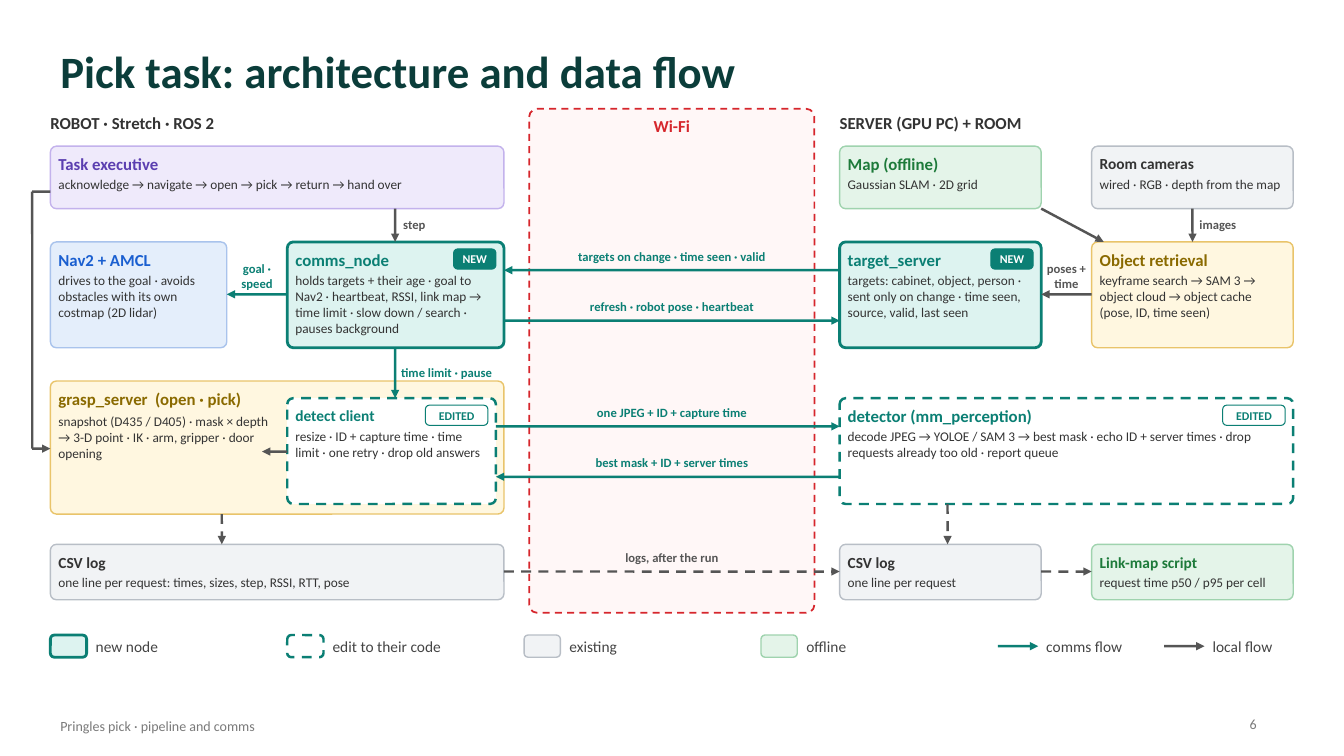
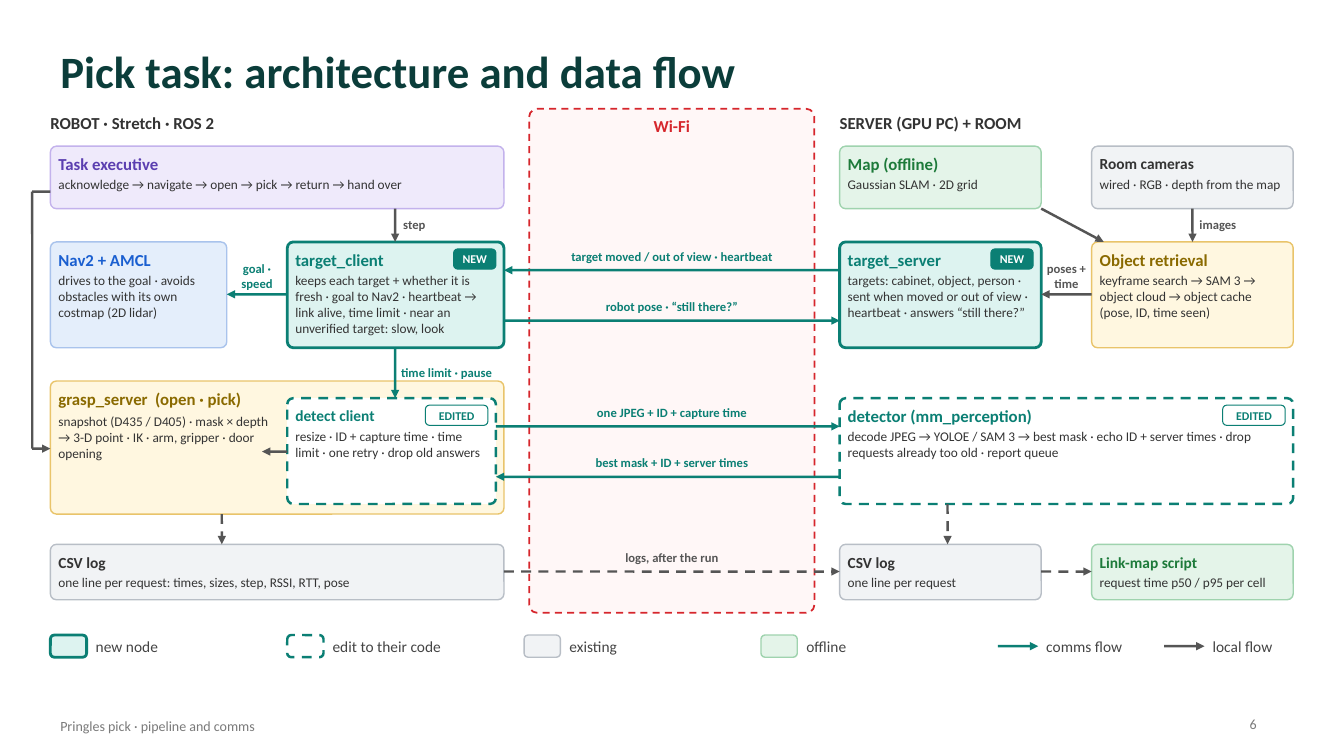
Before and after one commit to jorichee14/Others, a slide deck: slide 6 of value_scheduling/docs/Pringles_Pipeline_Architecture.pptx. Drawn at 1344x756 pixels with LibreOffice and Linux fonts; fonts in the diff are those of the drawing. Boxes give left, top, right and bottom in pixels: in the first picture for what was removed or moved away, otherwise in the second. Text is boxed around its words. In the diff, an @@ line names an element or a change of style, - is before the commit and + after.

```diff
--- a/value_scheduling/docs/Pringles_Pipeline_Architecture.pptx
+++ b/value_scheduling/docs/Pringles_Pipeline_Architecture.pptx
@@ text at (295,254,383,269): text changed @@
-comms_node
+target_client
@@ text at (571,252,773,263): text changed @@
-targets on change · time seen · valid
+target moved / out of view · heartbeat
@@ text at (295,275,470,336): text changed @@
-holds targets + their age · goal to Nav2 · heartbeat, RSSI, link map → time limit · slow down / search · pauses background
+keeps each target + whether it is fresh · goal to Nav2 · heartbeat → link alive, time limit · near an unverified target: slow, look
@@ text at (848,276,1025,317): text changed @@
-targets: cabinet, object, person · sent only on change · time seen, source, valid, last seen
+targets: cabinet, object, person · sent when moved or out of view · heartbeat · answers “still there?”
@@ text at (606,302,738,313): text changed @@
-refresh · robot pose · heartbeat
+robot pose · “still there?”
```
Also in this commit, not shown: 1 other slide changed, 1 other file.
